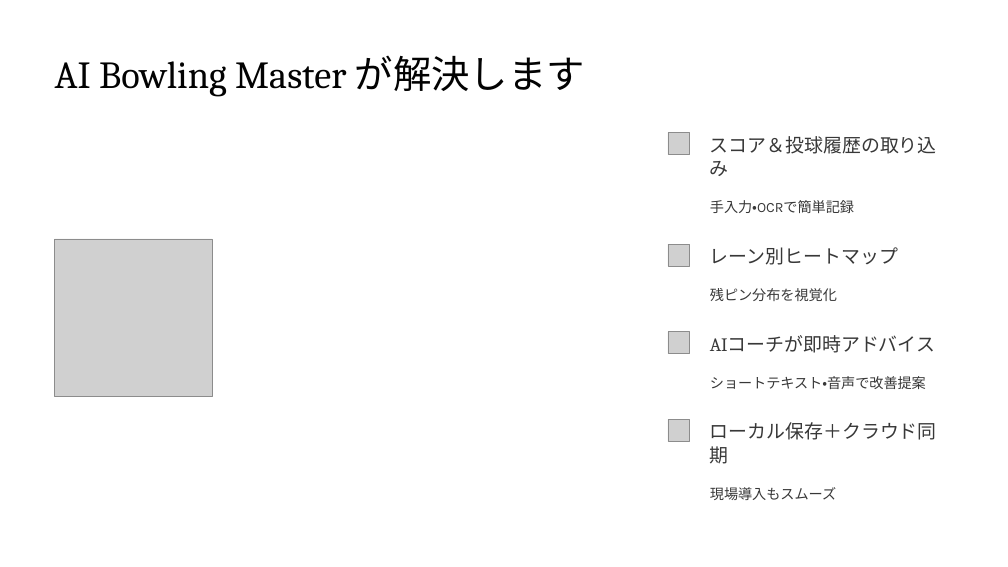
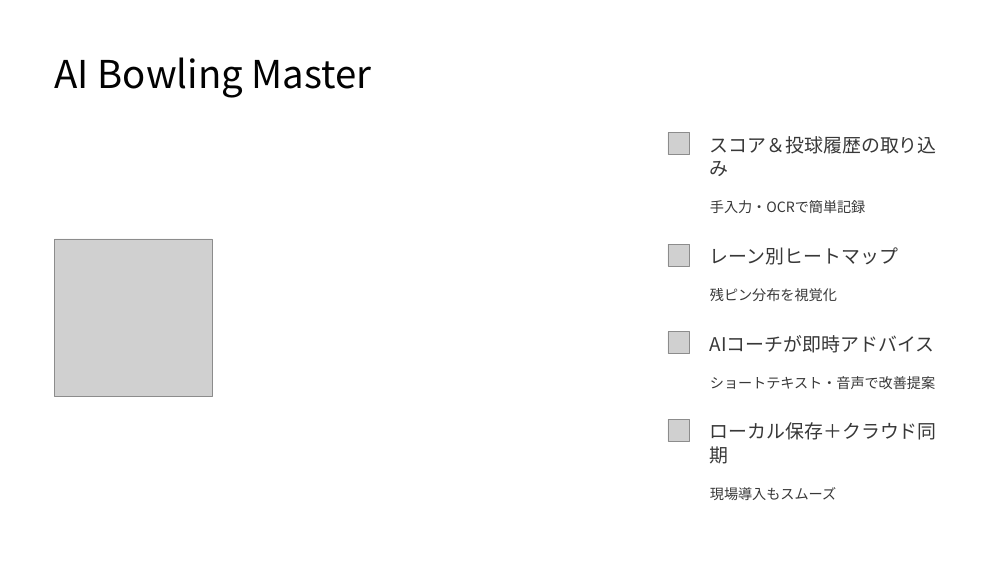
Before and after one commit to LXirgil/IS, a slide deck: slide 3 of AI-Bowling-Master.pptx. Drawn at 1008x567 pixels with LibreOffice and Linux fonts; fonts in the diff are those of the drawing; grey boxes stand for pictures; background and template pictures are left out. Boxes give left, top, right and bottom in pixels: in the first picture for what was removed or moved away, otherwise in the second. Text is boxed around its words. In the diff, an @@ line names an element or a change of style, - is before the commit and + after.

Commit message:
スライド資料のデザイン改善
フォント、レイアウトの修正

```diff
--- a/AI-Bowling-Master.pptx
+++ b/AI-Bowling-Master.pptx
@@ text at (55, 57, 372, 98): text changed; font Cambria to Noto Sans CJK JP @@
-AI Bowling Master が解決します
+AI Bowling Master
@@ text "手入力・OCRで簡単記録" at (710, 200, 865, 213): font Karla to Noto Sans CJK JP @@
@@ text "AIコーチが即時アドバイス" at (710, 335, 934, 353): font Cambria to Noto Sans CJK JP @@
@@ text "ショートテキスト・音声で改善提案" at (710, 376, 935, 389): font Karla to Noto Sans CJK JP @@
```
Also in this commit, not shown: 8 other slides changed, 1 slide removed.
